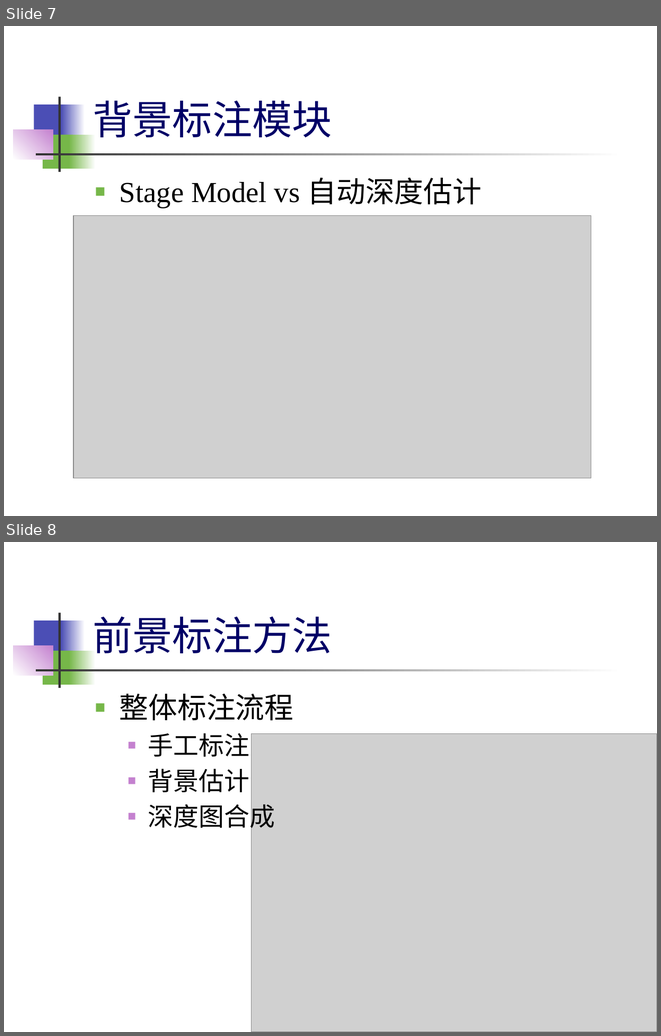
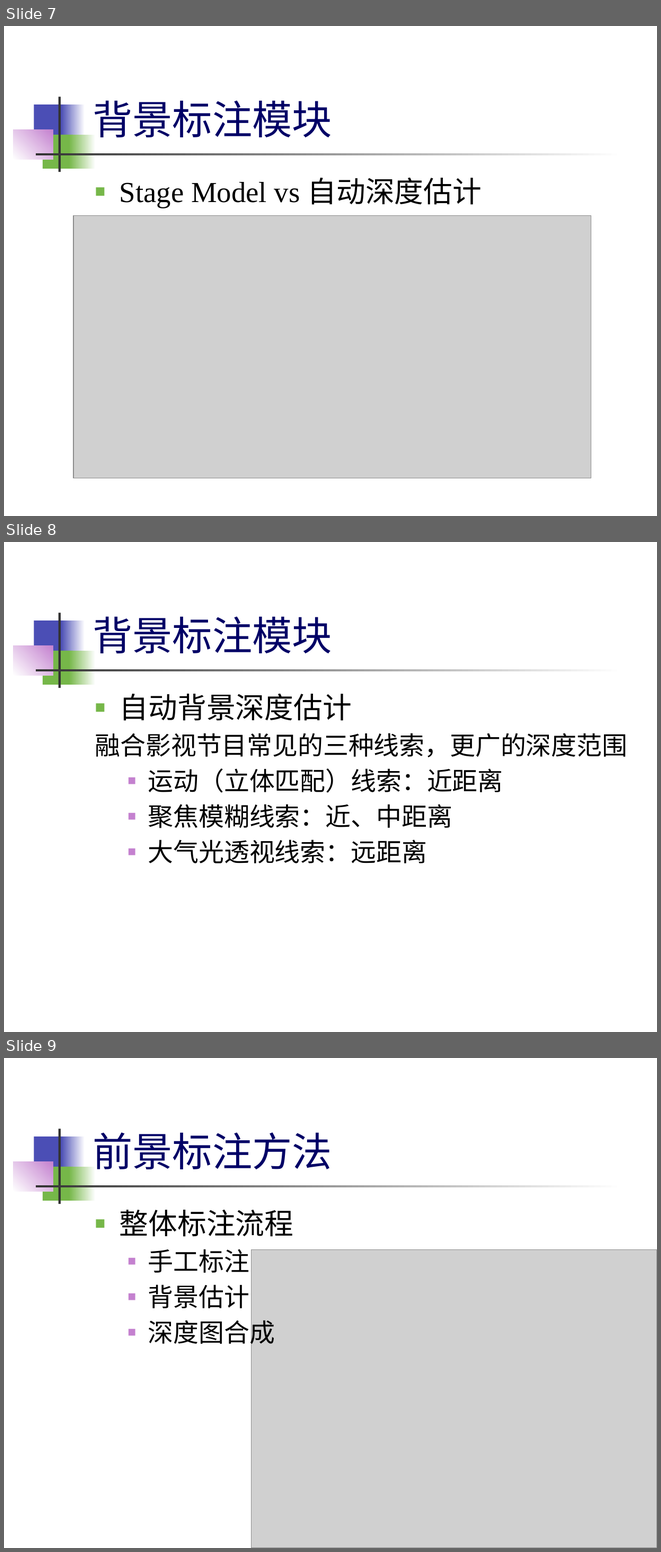
Before and after one commit to eric08/zja-graduation-design, a slide deck: OMG/毕设.pptx. Shown one above the other, each under a label of ours: slides 7 and 8 before the commit, slides 7, 8 and 9 after it. The pictures are 661x1036 and 661x1552 pixels, drawn with LibreOffice and Linux fonts; fonts in the diff are those of the drawing; grey boxes stand for pictures. Boxes give left, top, right and bottom in pixels: in the first picture for what was removed or moved away, otherwise in the second. Text is boxed around its words. In the diff, an @@ line names an element or a change of style, - is before the commit and + after.

```diff
--- a/OMG/毕设.pptx
+++ b/OMG/毕设.pptx
@@ slide 8 added at [4,542,657,1032], background #FFFFFF; not listed: 7 template elements that a slide beside it also shows @@
@@ title added at [93,616,332,653], 44 pt, text #000066 @@
+背景标注模块
@@ text added at [95,694,628,863], 28 pt, text #000000 @@
+■ 自动背景深度估计
+融合影视节目常见的三种线索，更广的深度范围
+  ■ 运动（立体匹配）线索：近距离
+  ■ 聚焦模糊线索：近、中距离
+  ■ 大气光透视线索：远距离
@@ what was slide 8 is now slide 9 @@
```
Also in this commit, not shown: 1 slide changed, 4 other files.
